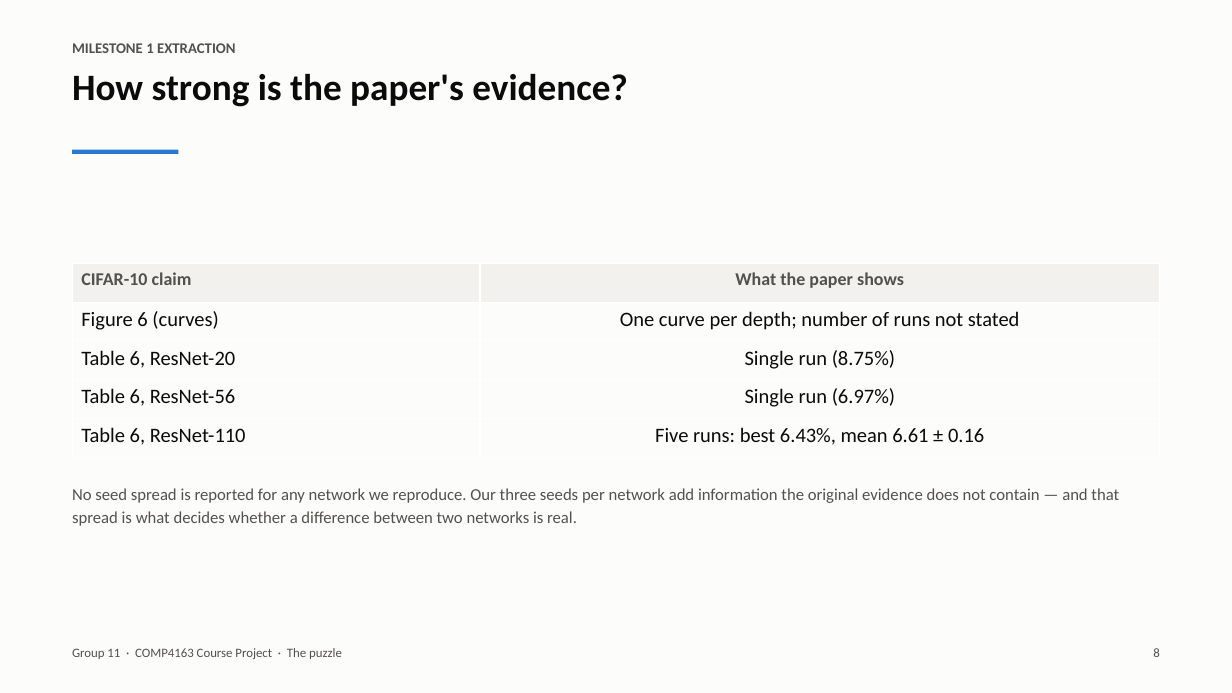
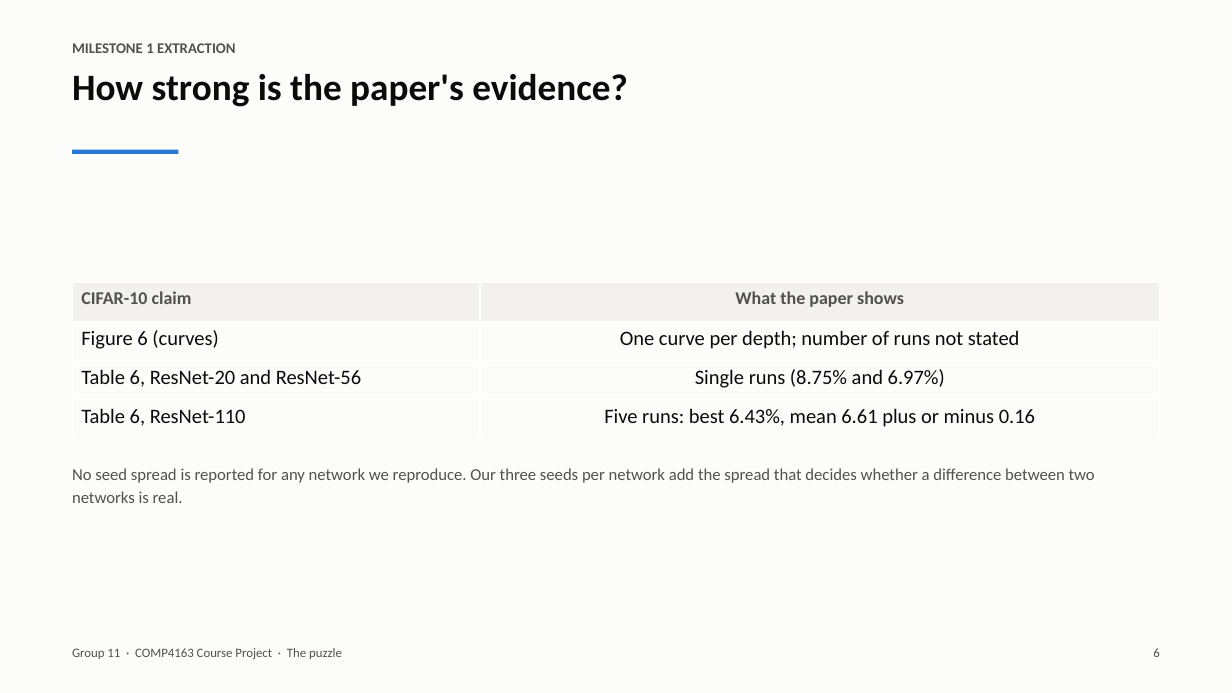
Before and after one commit to v68md6ttb2-ux/COMP4163-ResNet-Degradation, a slide deck: slide 6 of report/slides.pptx (slide 8 before the commit). Drawn at 1232x693 pixels with LibreOffice and Linux fonts; fonts in the diff are those of the drawing. Boxes give left, top, right and bottom in pixels: in the first picture for what was removed or moved away, otherwise in the second. Text is boxed around its words. In the diff, an @@ line names an element or a change of style, - is before the commit and + after.

Commit message:
Cut the deck from 37 slides to 25
Twenty main slides plus a divider and four backups, about 13 minutes of
speaking against the previous 20. What went:

- the stand-alone 'why it matters' slide and the architecture slide, whose
  points survive in the puzzle and hero slides
- the separate open-choices table, now a caption on the recipe table
- the standalone differences-of-means table, merged into the Table 6 slide
- the separate pre-registered-hypothesis slide, merged with the objection
- the gradients figure, left as one line on the mechanism slide (it is in the
  report and the backup sheet)
- two backup slides

Every graded element stays in the main flow: the extraction, the recipe and
its open choices, the three-seed table with the spread test, both experiments,
and the shown / not-shown conclusion.

```diff
--- a/report/slides.pptx
+++ b/report/slides.pptx
@@ table at (72, 283, 1160, 438) @@
-row 3: Table 6, ResNet-20 | Single run (8.75%)
-row 4: Table 6, ResNet-56 | Single run (6.97%)
-row 5: Table 6, ResNet-110 | Five runs: best 6.43%, mean 6.61 ± 0.16
+row 3: Table 6, ResNet-20 and ResNet-56 | Single runs (8.75% and 6.97%)
+row 4: Table 6, ResNet-110 | Five runs: best 6.43%, mean 6.61 plus or minus 0.16
@@ table: place and size @@
-table at (72, 263, 1160, 457)
+table at (72, 283, 1160, 438)
@@ text at (72, 468, 1095, 503): text changed @@
-No seed spread is reported for any network we reproduce. Our three seeds per network add information the original evidence does not contain — and that spread is what decides whether a difference between two networks is real.
+No seed spread is reported for any network we reproduce. Our three seeds per network add the spread that decides whether a difference between two networks is real.
```
Also in this commit, not shown: 22 other slides changed, 12 slides removed, 1 other file.
